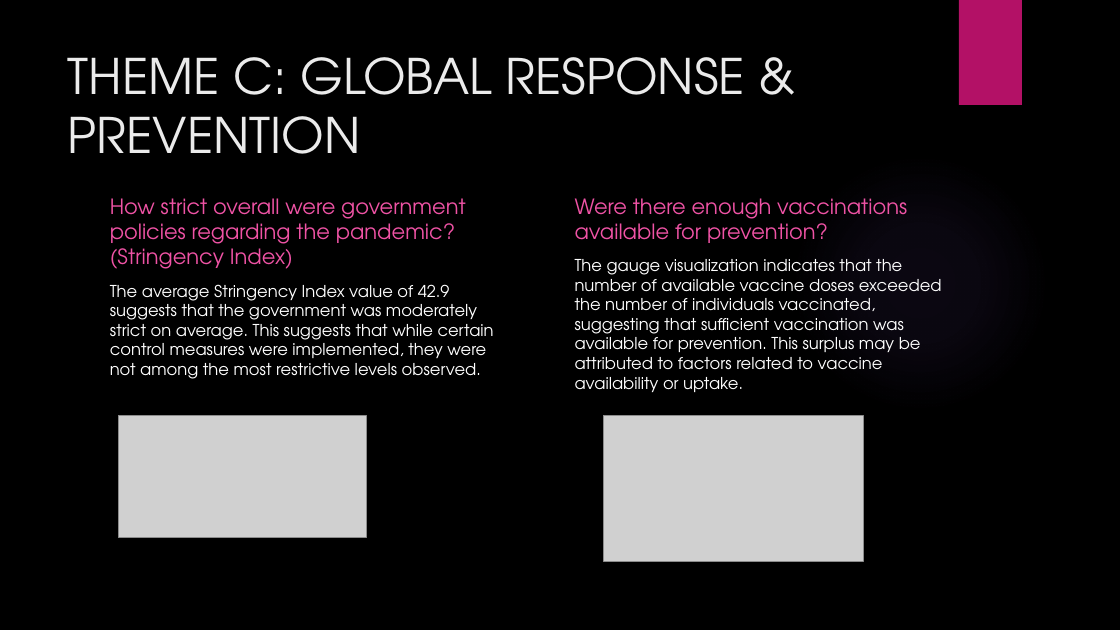
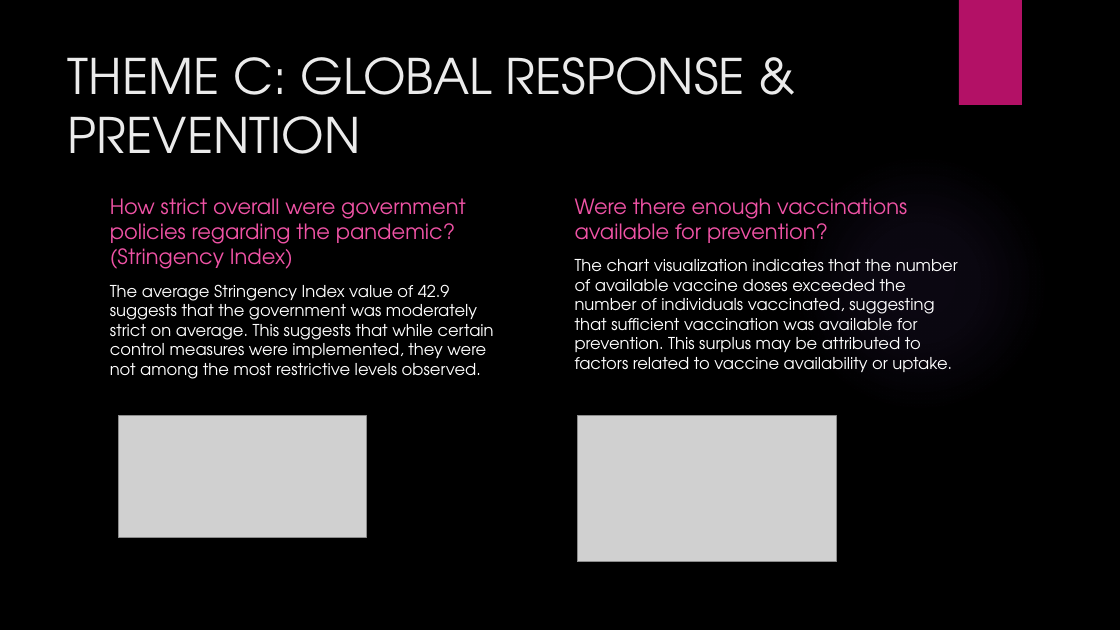
Before and after one commit to Chinaturum1/Covid-19-Analysis-Project, a slide deck: slide 7 of GLOBAL COVID-19 Project.pptx. Drawn at 1120x630 pixels with LibreOffice and Linux fonts; fonts in the diff are those of the drawing; grey boxes stand for pictures; background and template pictures are left out. Boxes give left, top, right and bottom in pixels: in the first picture for what was removed or moved away, otherwise in the second. Text is boxed around its words. In the diff, an @@ line names an element or a change of style, - is before the commit and + after.

```diff
--- a/GLOBAL COVID-19 Project.pptx
+++ b/GLOBAL COVID-19 Project.pptx
@@ text at (575, 259, 958, 372): text changed @@
-The gauge visualization indicates that the number of available vaccine doses exceeded the number of individuals vaccinated, suggesting that sufficient vaccination was available for prevention. This surplus may be attributed to factors related to vaccine availability or uptake.
+The chart visualization indicates that the number of available vaccine doses exceeded the number of individuals vaccinated, suggesting that sufficient vaccination was available for prevention. This surplus may be attributed to factors related to vaccine availability or uptake.
@@ picture: place and size @@
-picture at (604, 416, 863, 562)
+picture at (577, 416, 836, 562)
```
Also in this commit, not shown: 8 other slides changed, 2 other files.
